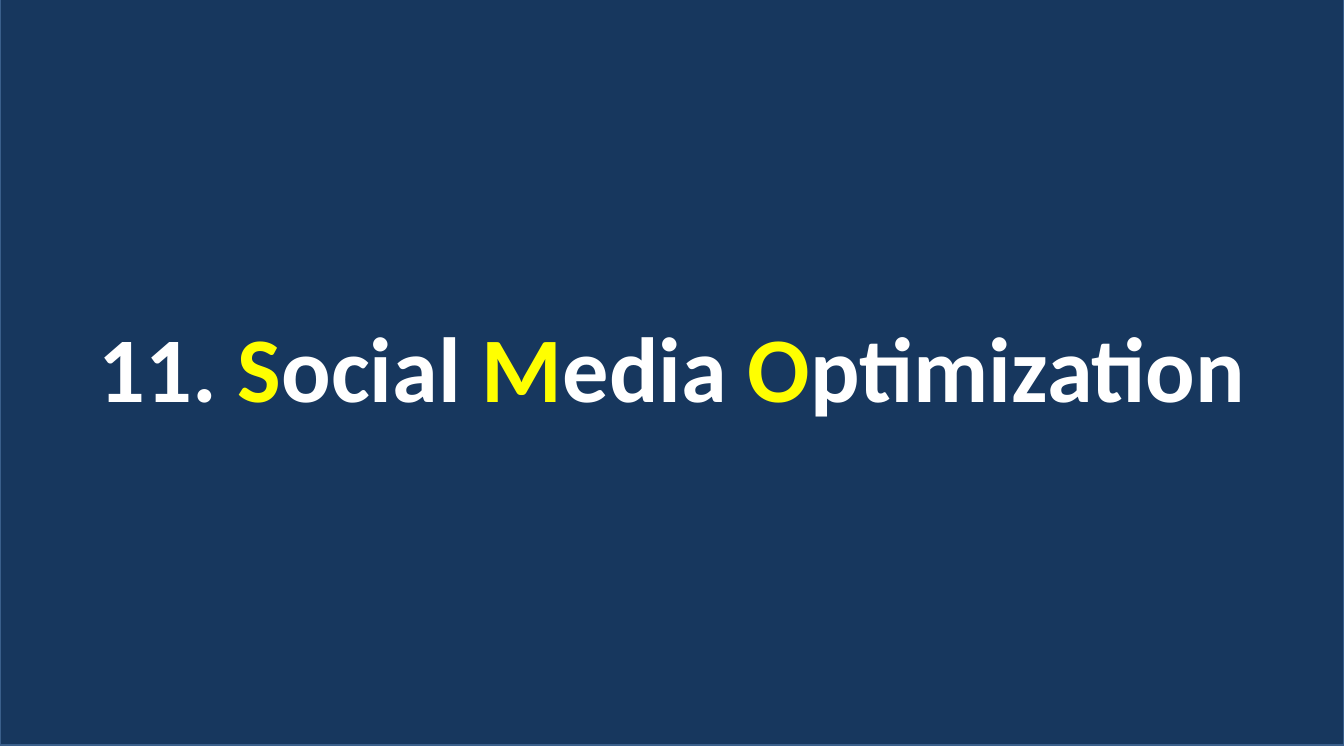
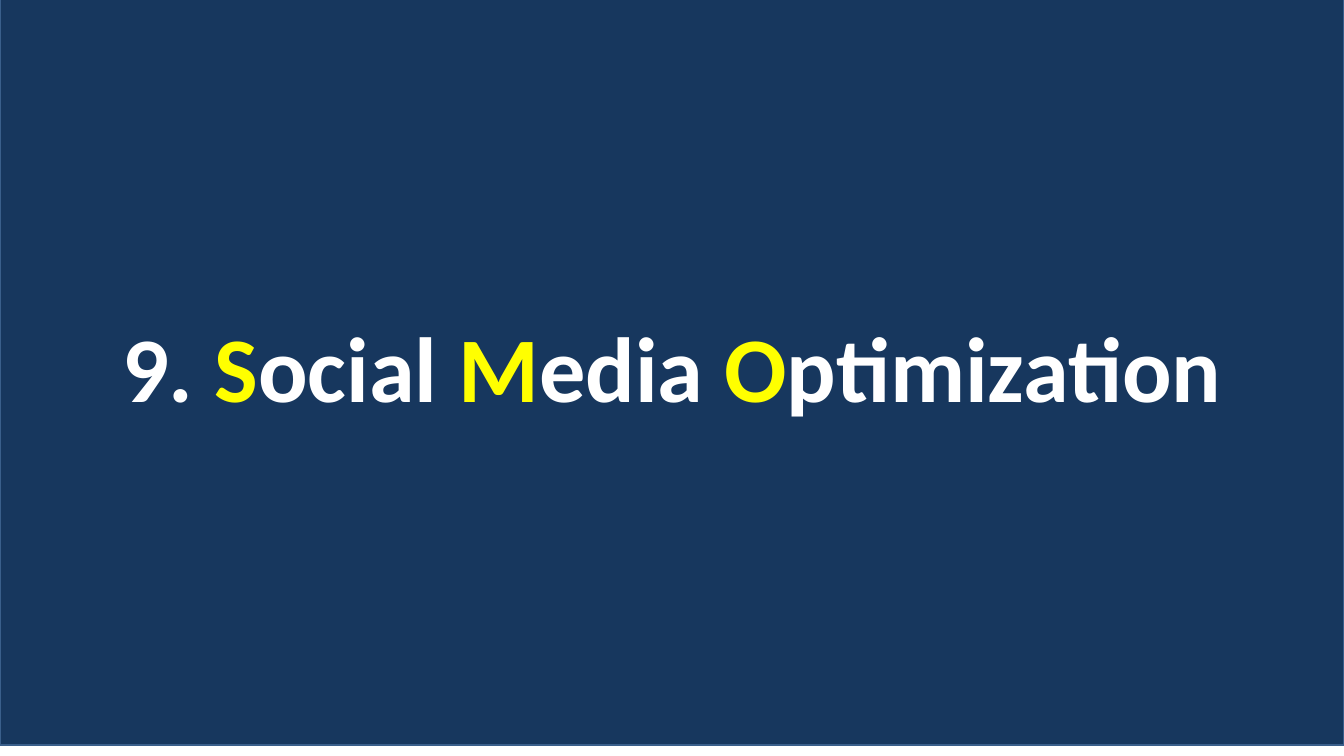
Before and after one commit to web38-ortdnipro/lesson14, a slide deck: slide 23 of lesson14.pptx (slide 29 before the commit). Drawn at 1344x756 pixels with LibreOffice and Linux fonts; fonts in the diff are those of the drawing. Boxes give left, top, right and bottom in pixels: in the first picture for what was removed or moved away, otherwise in the second. Text is boxed around its words. In the diff, an @@ line names an element or a change of style, - is before the commit and + after.

```diff
--- a/lesson14.pptx
+++ b/lesson14.pptx
@@ text at bbox=[122, 337, 1221, 417]: text changed @@
-11. Social Media Optimization
+9. Social Media Optimization
```
Also in this commit, not shown: 1 other slide changed, 6 slides removed, 1 other file.
